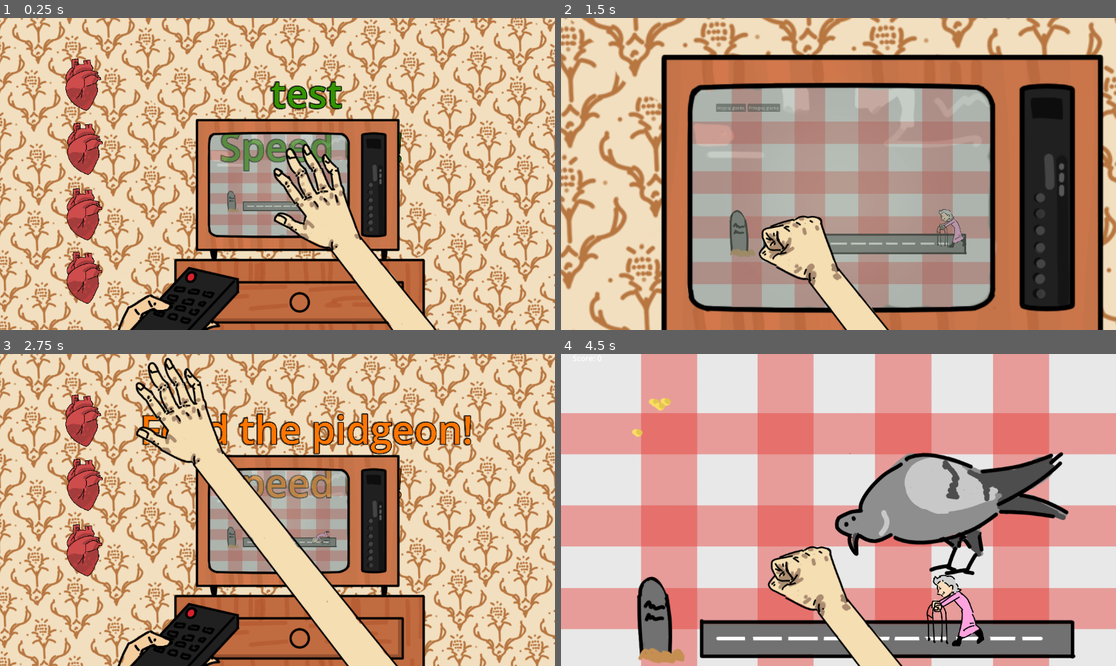
Above: before the commit, frames 1-4 (two rows, left to right).
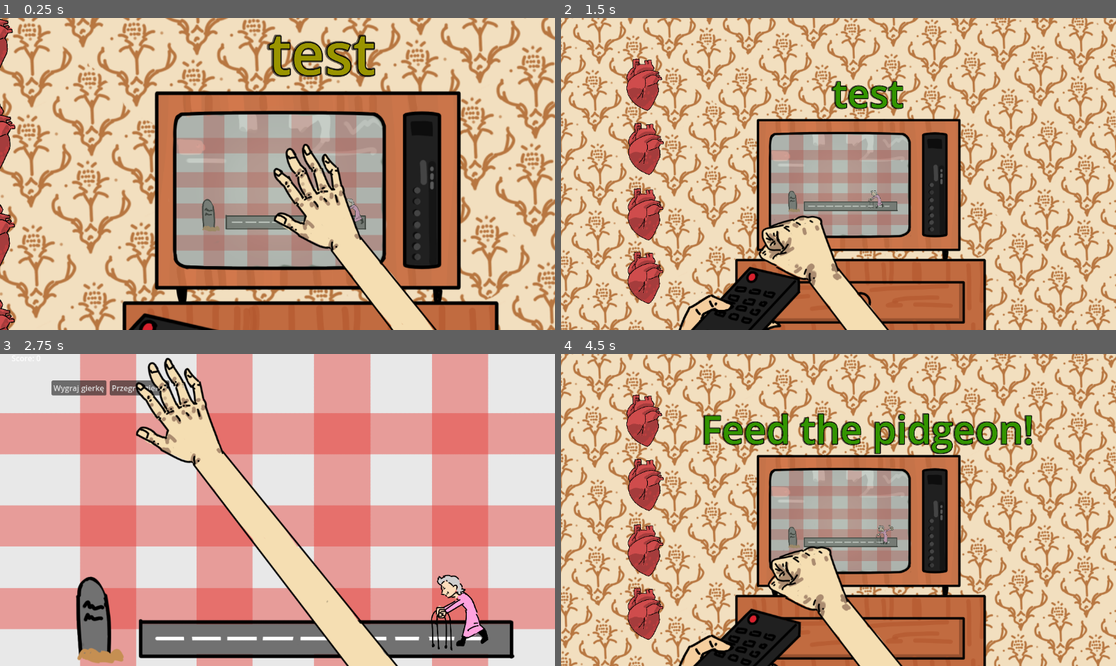
Above: after the commit, the same moments.

Repository: n0tcnj1eck4h/HackCarpathia2025
Game: Godot game, scene res://main.tscn
Two runs of this game, one before a commit and one after it. Both use one fixed random seed, a clock stepped at 60 frames per second and the inputs below.
Inputs (mouse positions are in pixels of both pictures, inside the frame that each line leads up to):
- Up to frame 1 (0.25 s): no input
- Up to frame 2 (1.5 s): move the mouse to (960, 158) at 0.52 s; click (960, 158) at 0.67 s; drag from (727, 189) to (810, 236) at 1.27 s
- Up to frame 3 (2.75 s): click (138, 388) at 2 s, where only the run before the commit has a clickable "Przegraj gierkę"
- Up to frame 4 (4.5 s): click (638, 388) at 2.75 s, where only the run after the commit has a clickable "Wygraj gierkę"; move the mouse to (894, 441) at 3.52 s; click (894, 441) at 3.67 s; drag from (810, 572) to (672, 463) at 4.27 s

The runs differ from the first frame. In frame 1, 60% of the frame differs, in the area x 0-100%, y 0-100%; in frame 2, 75%; in frame 3, 91%; in frame 4, 96%.

Commit message:
less pirogi

Diff:
--- a/ElderWare/main.gd
+++ b/ElderWare/main.gd
@@ -63,7 +63,7 @@
 	self.zoom_out()
 	self._clear_minigame()
 	$Status.text = minigame_dict.message
-	if score % 5 == 0:
+	if score % 5 == 0 and score != 0:
 		Engine.time_scale += 0.4
 		$Status.text = minigame_dict.message + "\n" + " Speed up!"
 	$Status.visible = true
--- a/ElderWare/main.tscn
+++ b/ElderWare/main.tscn
@@ -23,7 +23,7 @@
 [ext_resource type="Texture2D" uid="uid://iros0hel410q" path="res://assets/remote_animation/frame0012.png" id="20_4k2k6"]
 [ext_resource type="AudioStream" uid="uid://dthcu3v3bulyo" path="res://sounds/ktosPodpalil.mp3" id="22_d13ii"]
 [ext_resource type="AudioStream" uid="uid://xtrohjty3ia0" path="res://sounds/tutajJakSieWjezdza.mp3" id="23_d13ii"]
-[ext_resource type="AudioStream" uid="uid://bm01pobp63igf" path="res://music/feverDream/feverDream220.wav" id="24_lswn8"]
+[ext_resource type="AudioStream" uid="uid://dp2kvqx367rek" path="res://music/NORMAL/NORMAL60.wav" id="24_lswn8"]
 [ext_resource type="Texture2D" uid="uid://dlw32kmq1rxj0" path="res://assets/hp.png" id="25_0odxb"]
 [ext_resource type="Texture2D" uid="uid://x6tc6bgnieg8" path="res://assets/heart_attack.png" id="26_lswn8"]
 
--- a/ElderWare/minigames/dumplings/make_some_dumplings.tscn
+++ b/ElderWare/minigames/dumplings/make_some_dumplings.tscn
@@ -28,18 +28,6 @@
 
 [node name="UnmadeDumpling3" parent="Unmade dumplings" instance=ExtResource("2_kv7ns")]
 position = Vector2(344, 267)
-scale = Vector2(0.717973, 0.717973)
-
-[node name="UnmadeDumpling5" parent="Unmade dumplings" instance=ExtResource("2_kv7ns")]
-position = Vector2(800, 123)
-scale = Vector2(0.717973, 0.717973)
-
-[node name="UnmadeDumpling6" parent="Unmade dumplings" instance=ExtResource("2_kv7ns")]
-position = Vector2(653, 120)
-scale = Vector2(0.717973, 0.717973)
-
-[node name="UnmadeDumpling8" parent="Unmade dumplings" instance=ExtResource("2_kv7ns")]
-position = Vector2(501, 120)
 scale = Vector2(0.717973, 0.717973)
 
 [node name="Fillings" type="Node" parent="."]
